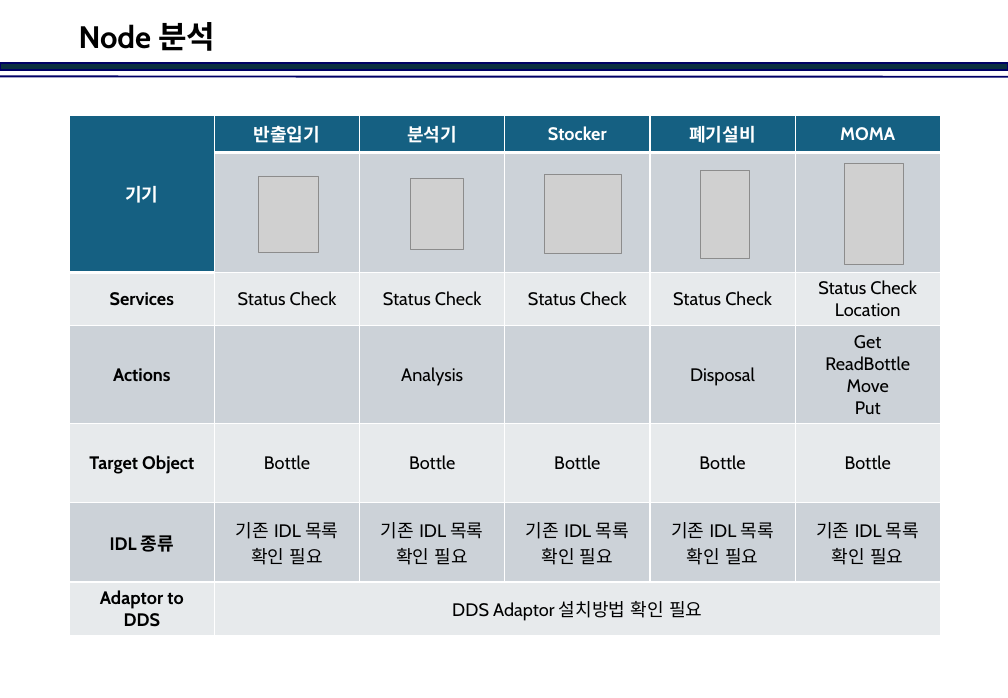
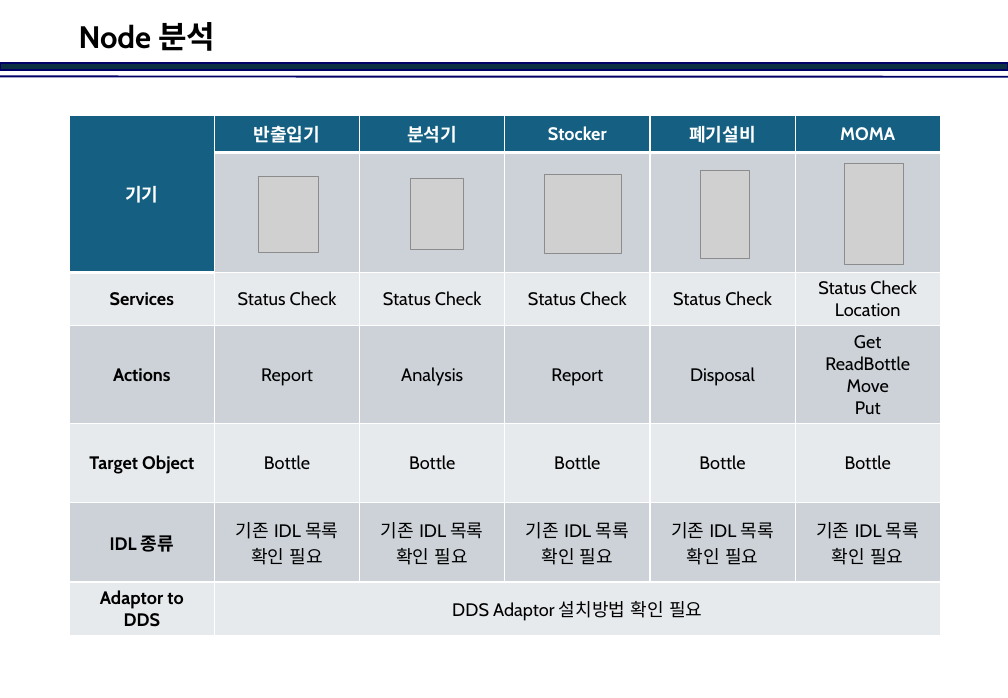
Before and after one commit to jinkabpark/SamickThk_Analysis, a slide deck: slide 2 of 허종원/DDS&Nodes.pptx. Drawn at 1008x698 pixels with LibreOffice and Linux fonts; fonts in the diff are those of the drawing; grey boxes stand for pictures; background and template pictures are left out. Boxes give left, top, right and bottom in pixels: in the first picture for what was removed or moved away, otherwise in the second. Text is boxed around its words. In the diff, an @@ line names an element or a change of style, - is before the commit and + after.

```diff
--- a/허종원/DDS&Nodes.pptx
+++ b/허종원/DDS&Nodes.pptx
@@ table at <box>69,115,940,633</box> @@
-row 4, column 2: 
+row 4, column 2: Report
-row 4, column 4: 
+row 4, column 4: Report
```
Also in this commit, not shown: 1 other slide changed, 2 slides added, 9 slides removed.
